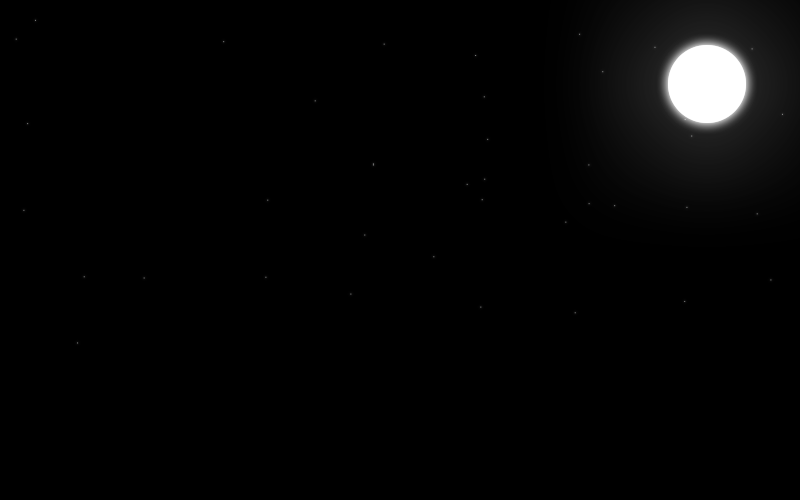
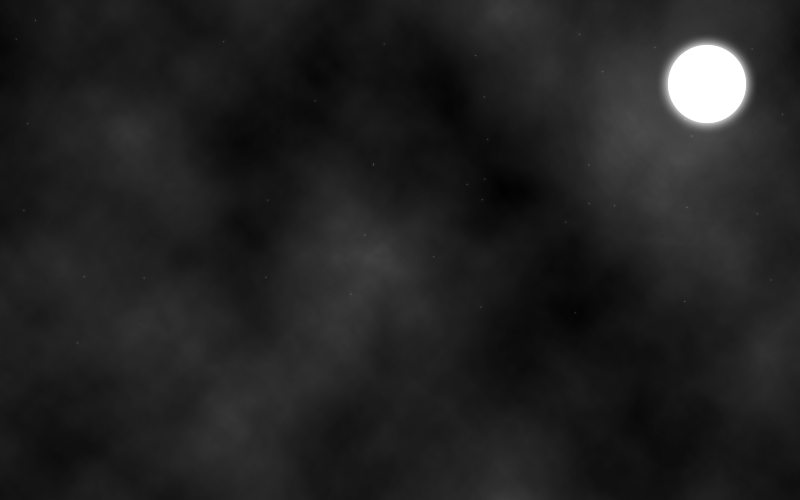
Layer changes from the first 800 x 500 image to the second:
showed "clouds" over [0, 0, 800, 500]
